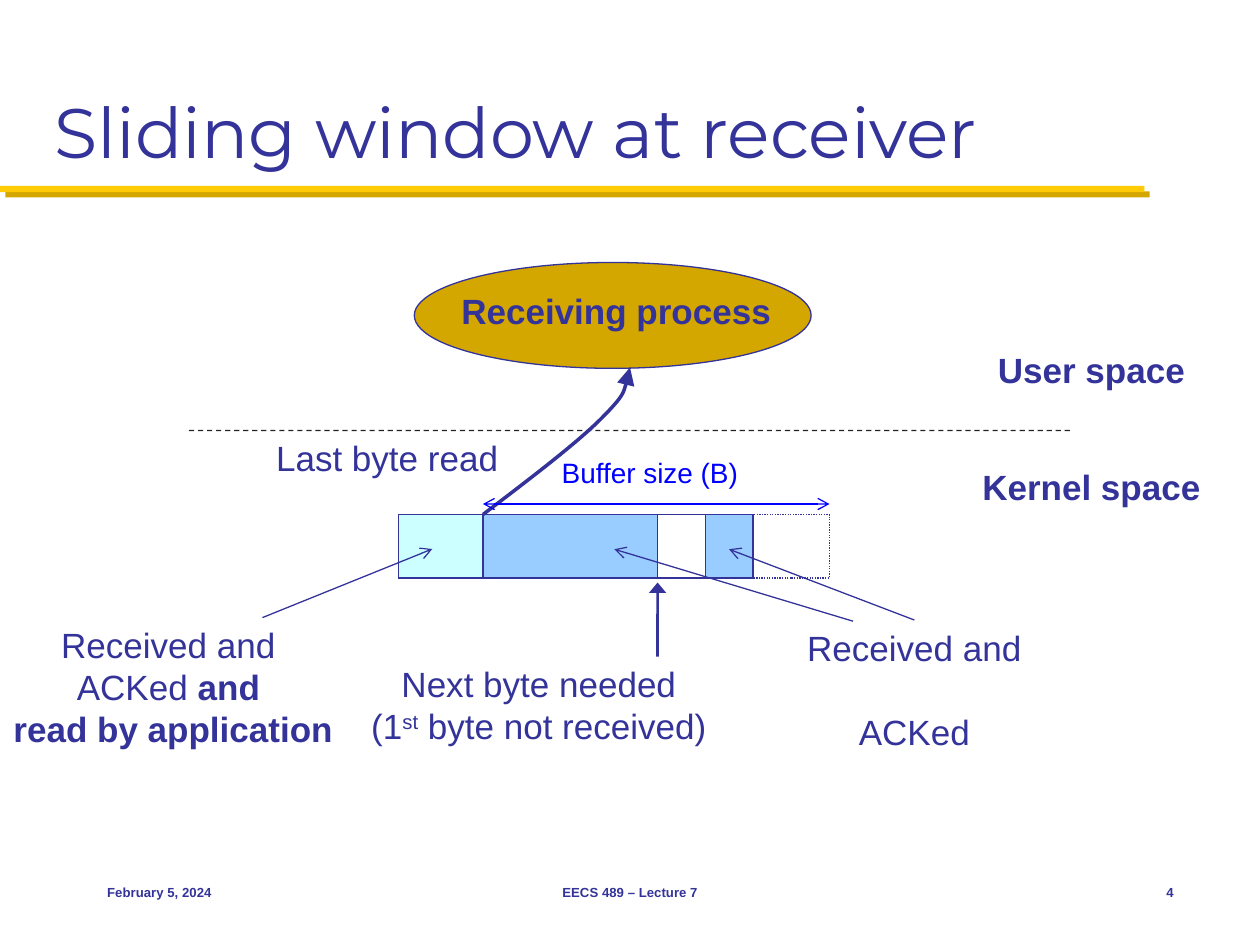
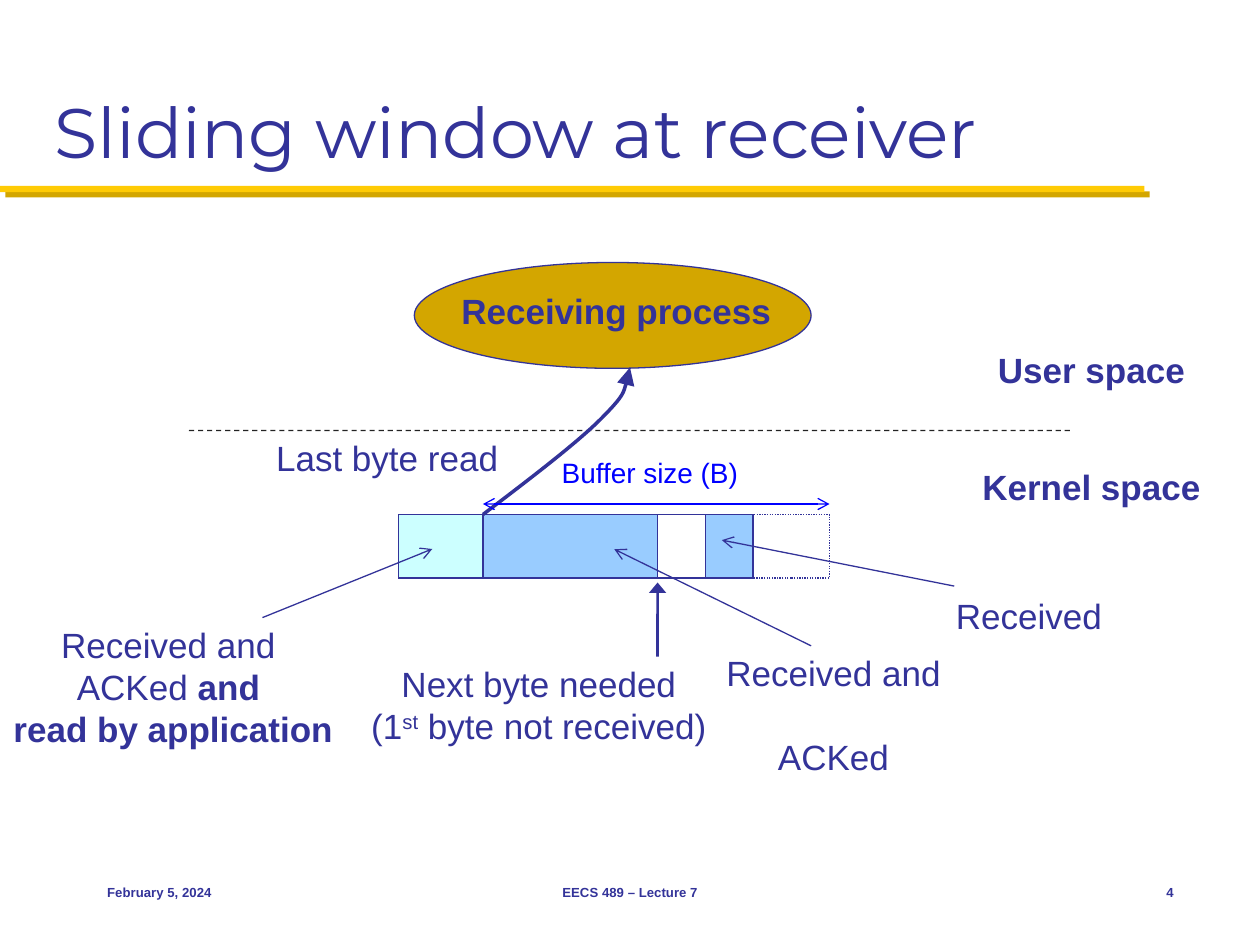
Before and after one commit to mosharaf/eecs489, a slide deck: slide 4 of Slides/020524.pptx. Drawn at 1260x945 pixels with LibreOffice and Linux fonts; fonts in the diff are those of the drawing. Boxes give left, top, right and bottom in pixels: in the first picture for what was removed or moved away, otherwise in the second. Text is boxed around its words. In the diff, an @@ line names an element or a change of style, - is before the commit and + after.

Commit message:
Tweaks to Feb 5 slides.

```diff
--- a/Slides/020524.pptx
+++ b/Slides/020524.pptx
@@ arrow moved from (853, 621) - (615, 549) to (811, 646) - (615, 549) @@
@@ arrow moved from (915, 620) - (730, 549) to (954, 586) - (722, 541) @@
@@ text added at bbox=[956, 603, 1102, 630], 20 pt, text #333399 @@
+Received
@@ text "Received and ACKed": place and size @@
-text "Received and ACKed" at bbox=[807, 635, 1021, 746]
+text "Received and ACKed" at bbox=[726, 660, 940, 771]
```
Also in this commit, not shown: 2 other slides changed, 1 other file.
